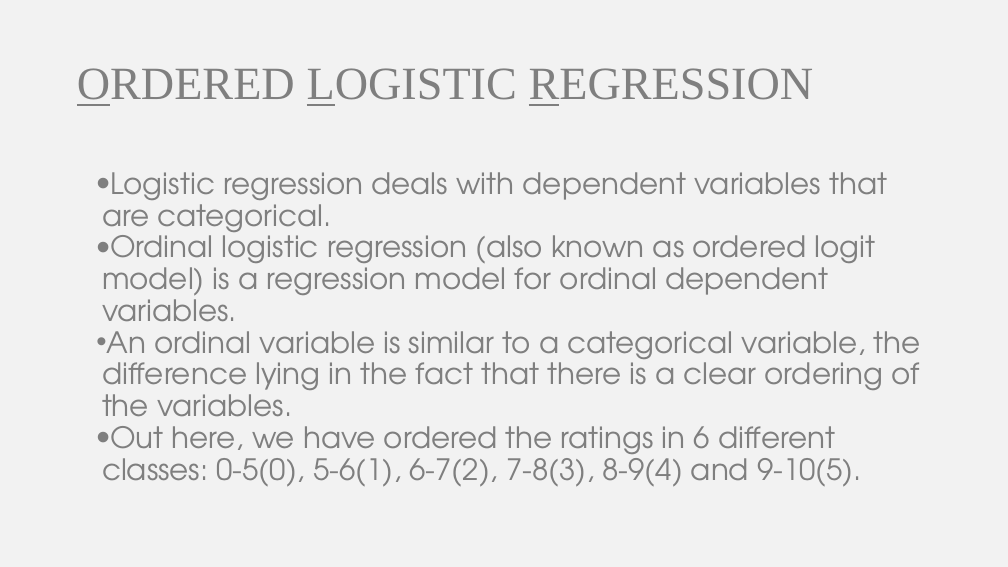
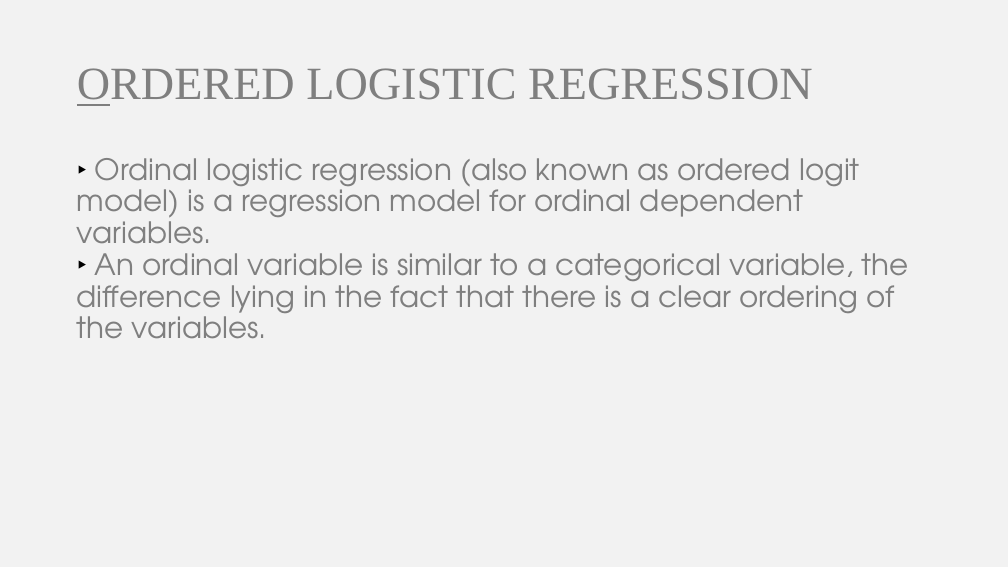
Before and after one commit to somyamohanty/Data_Dawgs, a slide deck: slide 20 of presentations/Final Presentation.pptx (slide 19 before the commit). Drawn at 1008x567 pixels with LibreOffice and Linux fonts; fonts in the diff are those of the drawing. Boxes give left, top, right and bottom in pixels: in the first picture for what was removed or moved away, otherwise in the second. Text is boxed around its words. In the diff, an @@ line names an element or a change of style, - is before the commit and + after.

```diff
--- a/presentations/Final Presentation.pptx
+++ b/presentations/Final Presentation.pptx
@@ title "ORDERED LOGISTIC REGRESSION" at bbox=[77, 68, 813, 106]: underline off in "LOGISTIC REGRESSION" @@
@@ text at bbox=[77, 158, 909, 339]: text changed @@
-• Logistic regression deals with dependent variables that are categorical.
-• Ordinal logistic regression (also known as ordered logit model) is a regression model for ordinal dependent variables.
-• An ordinal variable is similar to a categorical variable, the difference lying in the fact that there is a clear ordering of the variables.
-• Out here, we have ordered the ratings in 6 different classes: 0-5(0), 5-6(1), 6-7(2), 7-8(3), 8-9(4) and 9-10(5).
+‣ Ordinal logistic regression (also known as ordered logit model) is a regression model for ordinal dependent variables.
+‣ An ordinal variable is similar to a categorical variable, the difference lying in the fact that there is a clear ordering of the variables.
```
Also in this commit, not shown: 18 other slides changed, 3 slides added, 1 slide removed.
